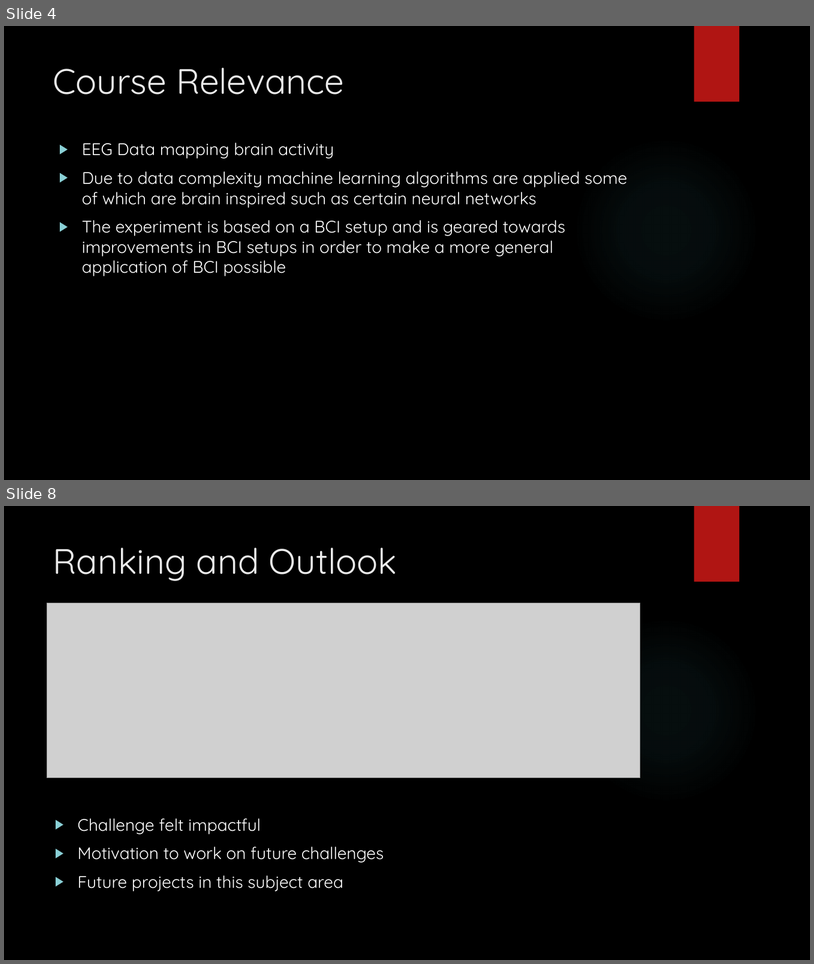
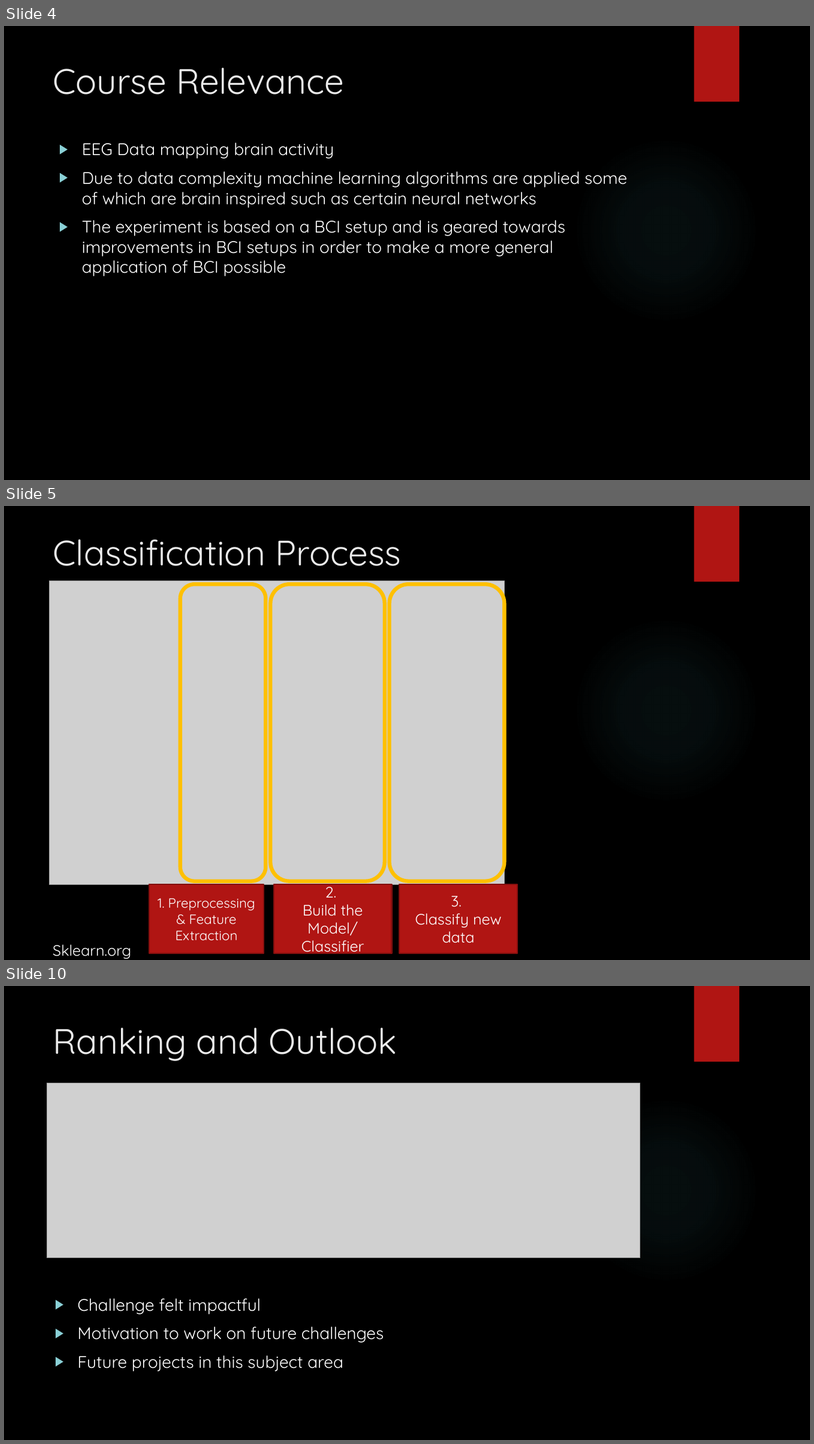
Before and after one commit to A-Wiedemann/Neural-Engineering, a slide deck: NER 2015 BCI Challenge.pptx. Shown one above the other, each under a label of ours: slides 4 and 8 before the commit, slides 4, 5 and 10 after it; the slides between them are not shown. The pictures are 814x964 and 814x1444 pixels, drawn with LibreOffice and Linux fonts; fonts in the diff are those of the drawing; grey boxes stand for pictures; background and template pictures are left out. Boxes give left, top, right and bottom in pixels: in the first picture for what was removed or moved away, otherwise in the second. Text is boxed around its words. In the diff, an @@ line names an element or a change of style, - is before the commit and + after.

```diff
--- a/NER 2015 BCI Challenge.pptx
+++ b/NER 2015 BCI Challenge.pptx
@@ slide 5 added at box(4, 506, 810, 960), background picture (left out); not listed: 2 template elements that a slide beside it also shows @@
@@ title added at box(53, 539, 401, 566), 42 pt, text #EBEBEB @@
+Classification Process
@@ picture added at box(50, 580, 505, 884) @@
@@ rounded rectangle added at box(180, 584, 266, 881), outline #FFC000 4.5 pt @@
@@ rounded rectangle added at box(271, 584, 385, 881), outline #FFC000 4.5 pt @@
@@ rounded rectangle added at box(389, 584, 504, 881), outline #FFC000 4.5 pt @@
@@ rectangle added at box(149, 884, 264, 953), fill #B01513, outline #82100E 1.5 pt, 16 pt, text #FFFFFF @@
+1. Preprocessing & Feature Extraction
@@ rectangle added at box(274, 884, 392, 953), fill #B01513, outline #82100E 1.5 pt, 18 pt, text #FFFFFF @@
+2.
+Build the Model/ Classifier
@@ rectangle added at box(399, 884, 518, 953), fill #B01513, outline #82100E 1.5 pt, 18 pt, text #FFFFFF @@
+3.
+Classify new data
@@ text added at box(53, 944, 131, 958), 18 pt, text #FFFFFF @@
+Sklearn.org
@@ what was slide 8 is now slide 10 @@
```
Also in this commit, not shown: 3 slides changed, 1 other slide added, 4 other files.
